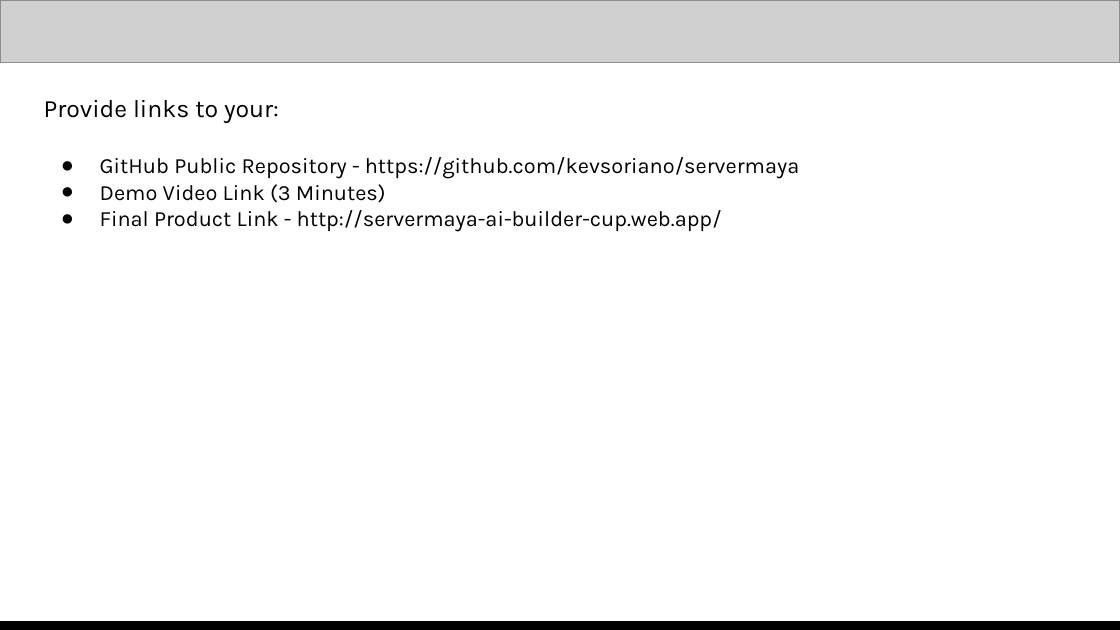
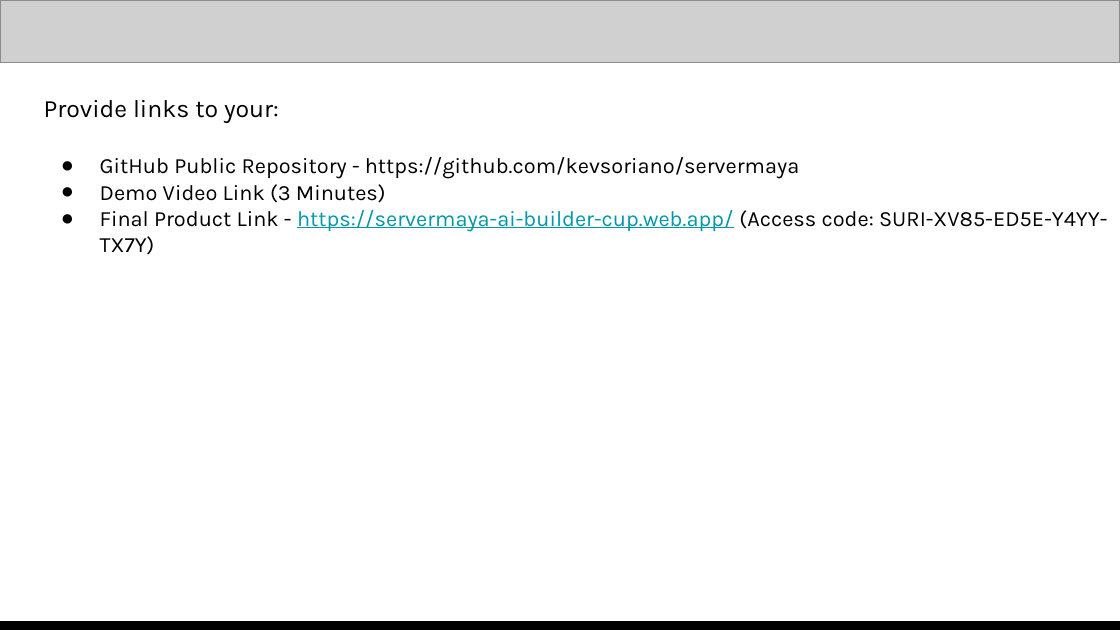
Before and after one commit to kevsoriano/servermaya, a slide deck: slide 14 of docs/Team ServerMaya Submission _ AI Builder Cup.pptx. Drawn at 1120x630 pixels with LibreOffice and Linux fonts; fonts in the diff are those of the drawing; grey boxes stand for pictures. Boxes give left, top, right and bottom in pixels: in the first picture for what was removed or moved away, otherwise in the second. Text is boxed around its words. In the diff, an @@ line names an element or a change of style, - is before the commit and + after.

Commit message:
fix: update README for clarity on access code usage and remove demo video documentation

```diff
--- a/docs/Team ServerMaya Submission _ AI Builder Cup.pptx
+++ b/docs/Team ServerMaya Submission _ AI Builder Cup.pptx
@@ text at [100,210,1107,255]: text changed @@
-● Final Product Link - http://servermaya-ai-builder-cup.web.app/
+● Final Product Link - https://servermaya-ai-builder-cup.web.app/ (Access code: SURI-XV85-ED5E-Y4YY-TX7Y)
```
Also in this commit, not shown: 8 other slides changed, 1 other file.
